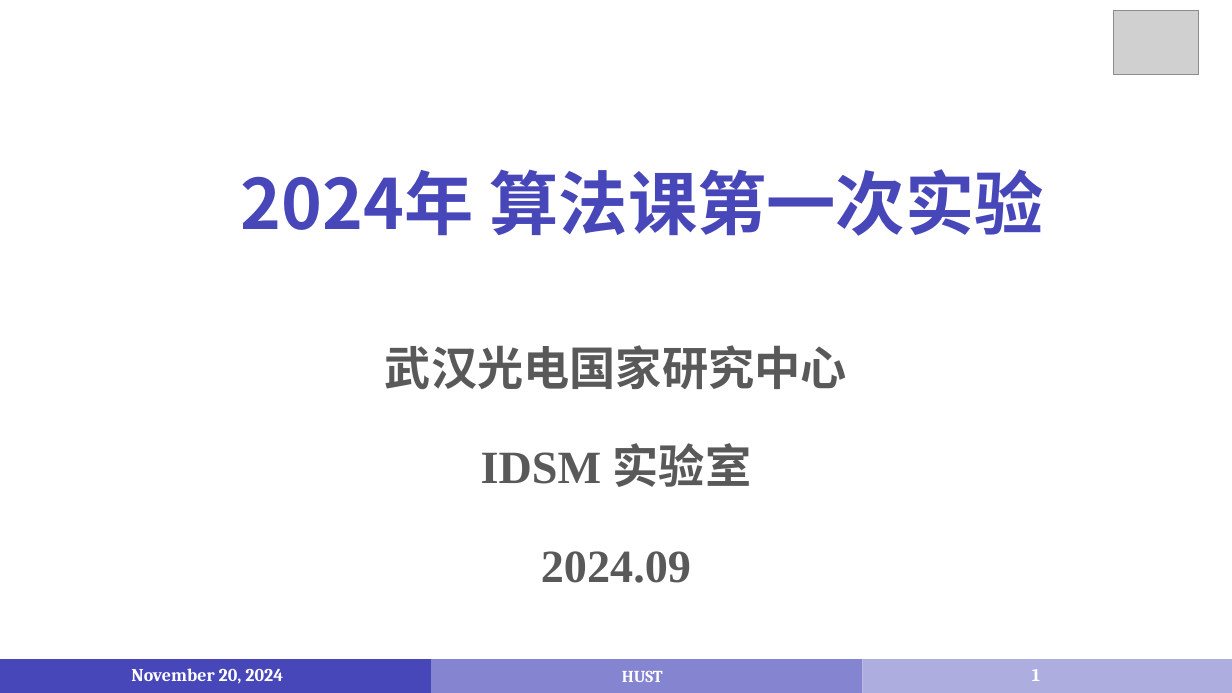
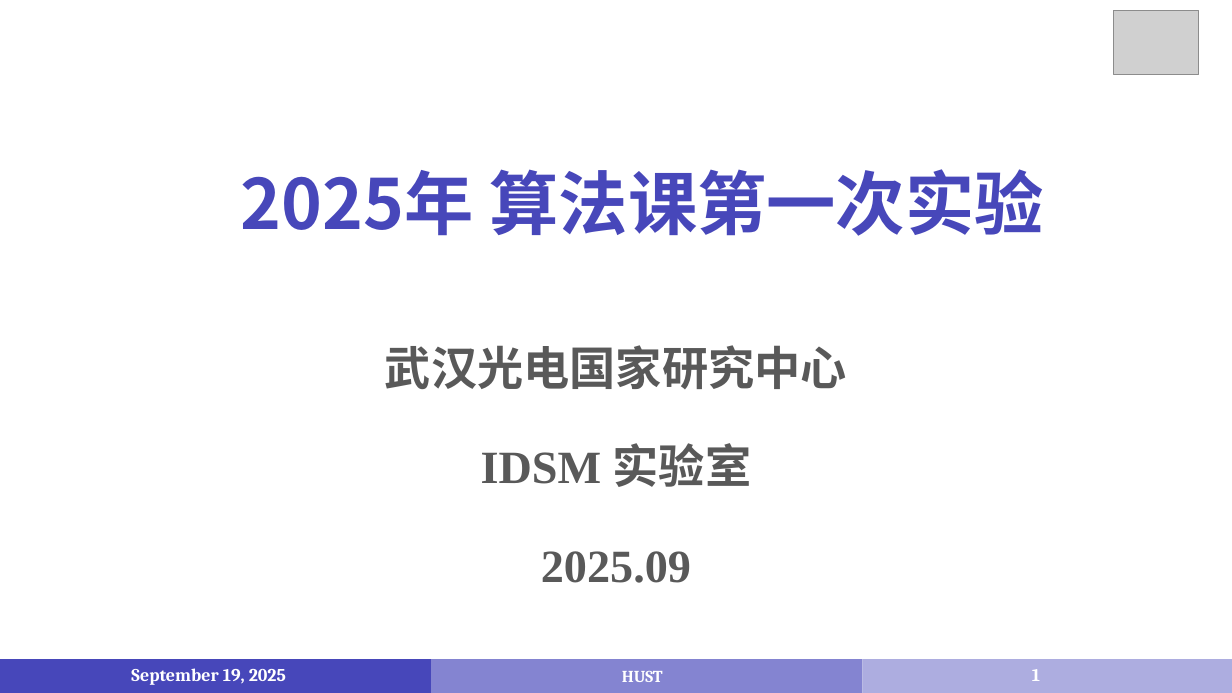
Before and after one commit to liuwenbo0/2025-TA, a slide deck: slide 1 of Lab/PPT/第一次实验.pptx. Drawn at 1232x693 pixels with LibreOffice and Linux fonts; fonts in the diff are those of the drawing; grey boxes stand for pictures. Boxes give left, top, right and bottom in pixels: in the first picture for what was removed or moved away, otherwise in the second. Text is boxed around its words. In the diff, an @@ line names an element or a change of style, - is before the commit and + after.

```diff
--- a/Lab/PPT/第一次实验.pptx
+++ b/Lab/PPT/第一次实验.pptx
@@ text at box(241, 169, 1043, 236): text changed @@
-2024年 算法课第一次实验
+2025年 算法课第一次实验
@@ text at box(541, 551, 691, 583): text changed @@
-2024.09
+2025.09
@@ text at box(131, 668, 286, 685): text changed @@
-November 20, 2024
+September 19, 2025
```
Also in this commit, not shown: 13 other slides changed, 10 other files.
